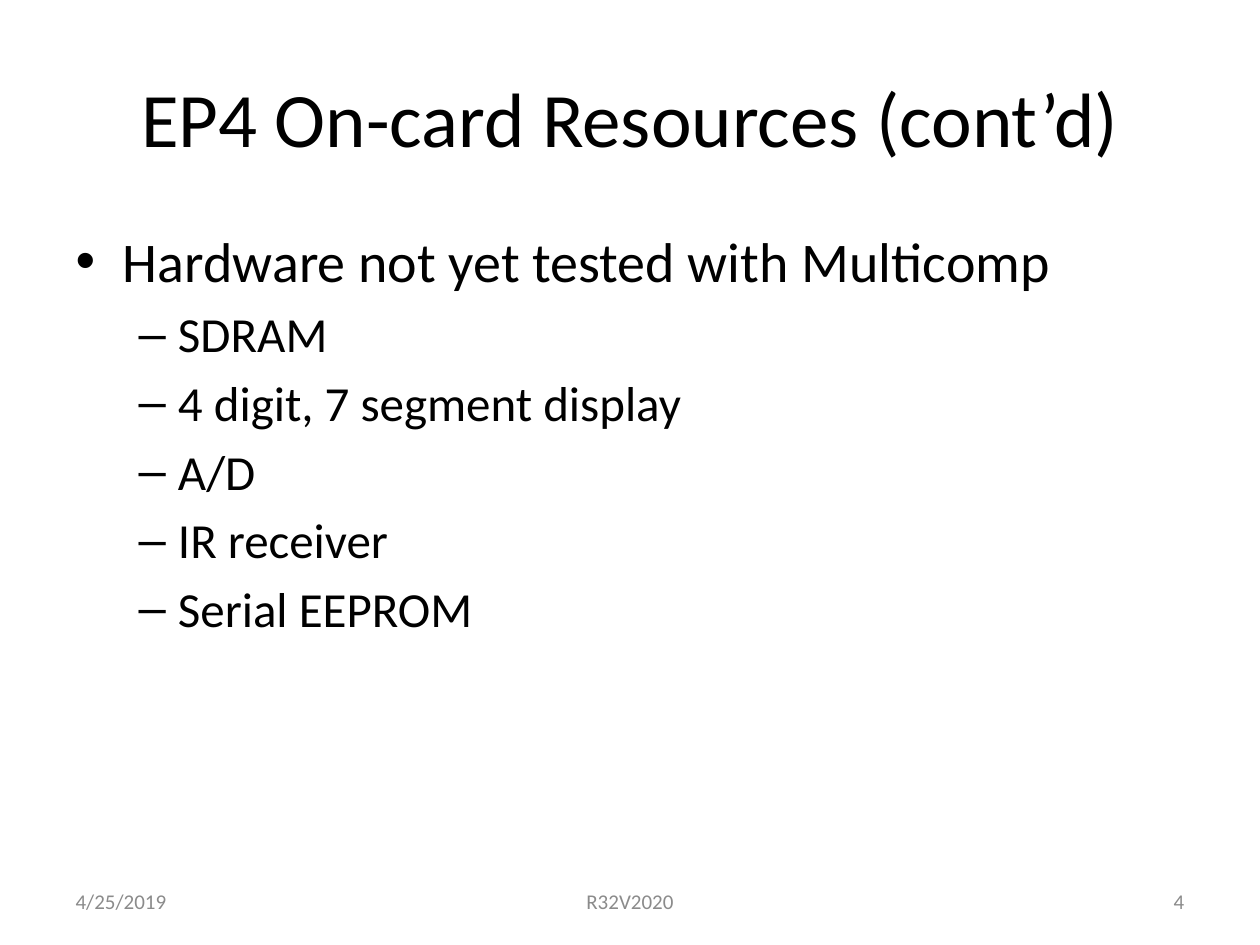
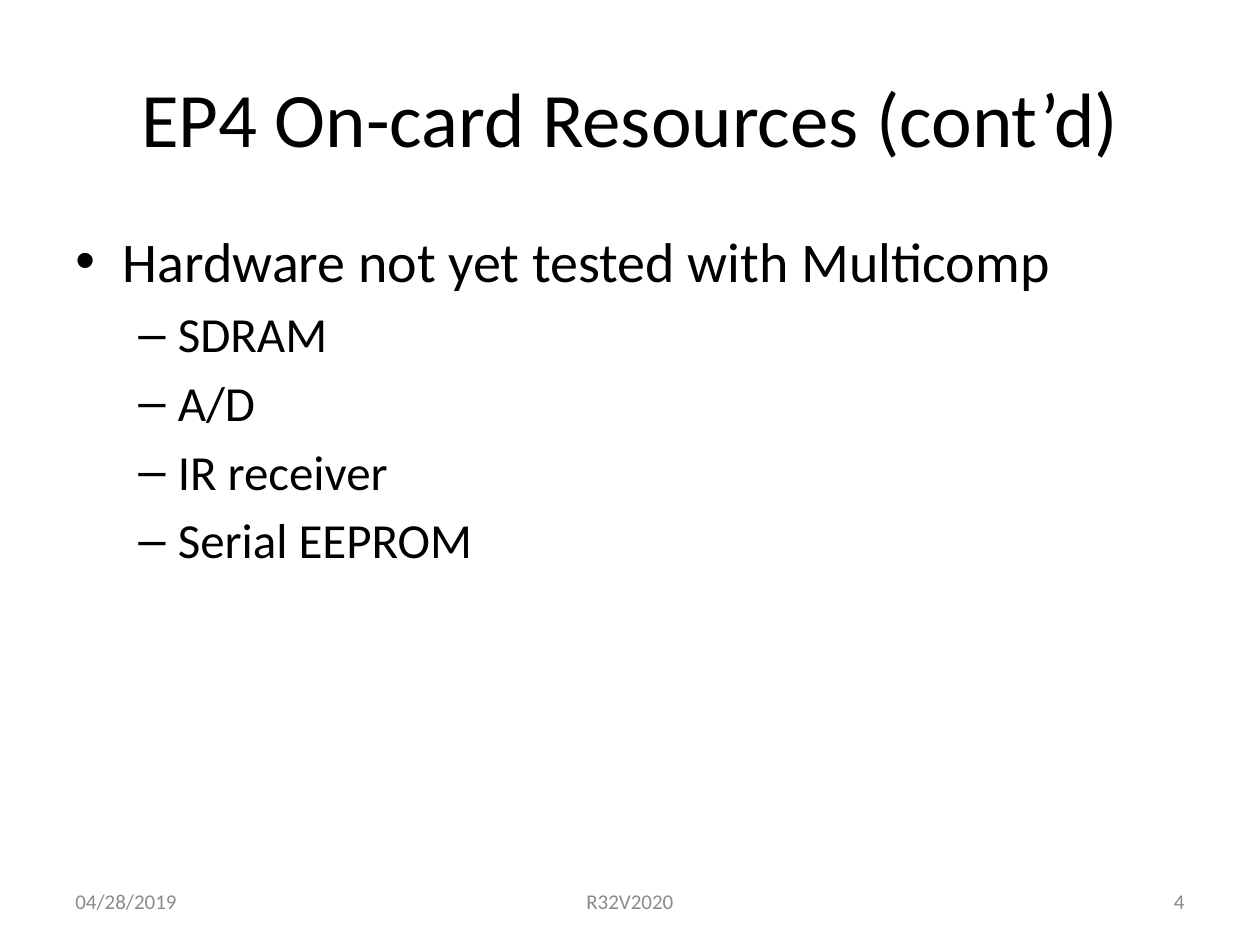
Before and after one commit to douggilliland/R32V2020, a slide deck: slide 4 of Architecture/R32V2020-RISC in EP4CE6.pptx. Drawn at 1260x945 pixels with LibreOffice and Linux fonts; fonts in the diff are those of the drawing. Boxes give left, top, right and bottom in pixels: in the first picture for what was removed or moved away, otherwise in the second. Text is boxed around its words. In the diff, an @@ line names an element or a change of style, - is before the commit and + after.

```diff
--- a/Architecture/R32V2020-RISC in EP4CE6.pptx
+++ b/Architecture/R32V2020-RISC in EP4CE6.pptx
@@ text "Hardware not yet tested with ..." at (123,243,1049,559): indent changed @@
@@ text at (178,387,681,430): paragraph removed @@
-  – 4 digit, 7 segment display
@@ text at (75,894,176,910): text changed; text colour #8C8C8C to #8B8B8B @@
-4/25/2019
+04/28/2019
@@ page number at (1174,895,1185,909): text colour #8C8C8C to #8B8B8B @@
```
Also in this commit, not shown: 15 other slides changed.
